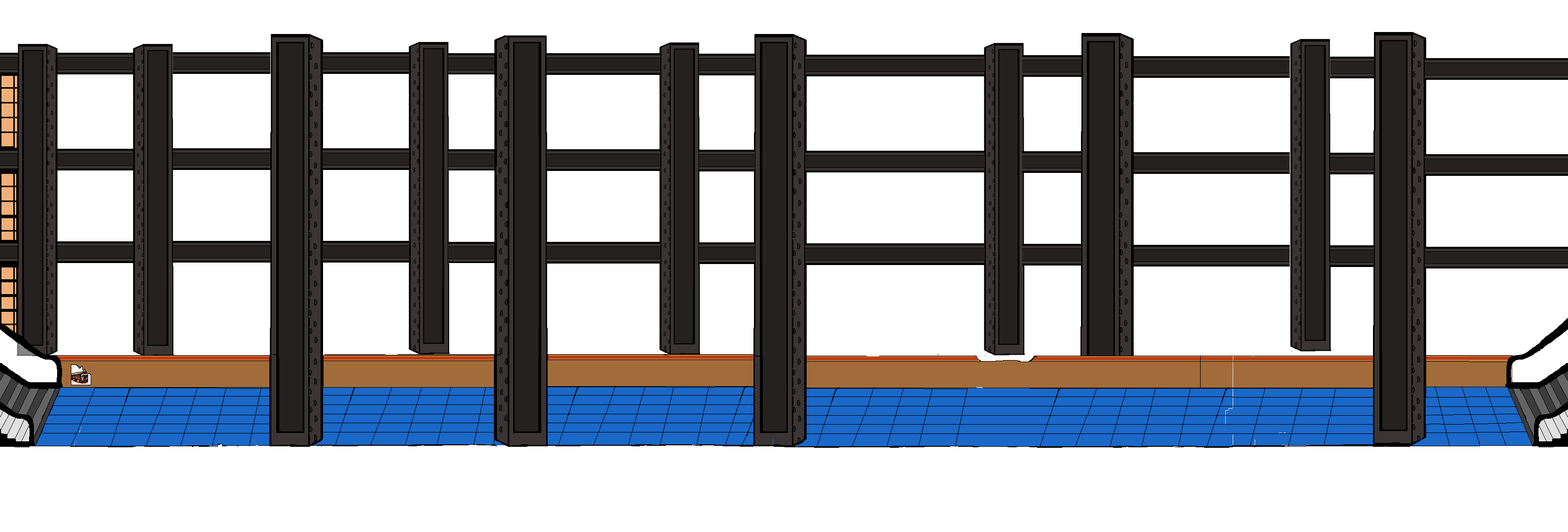
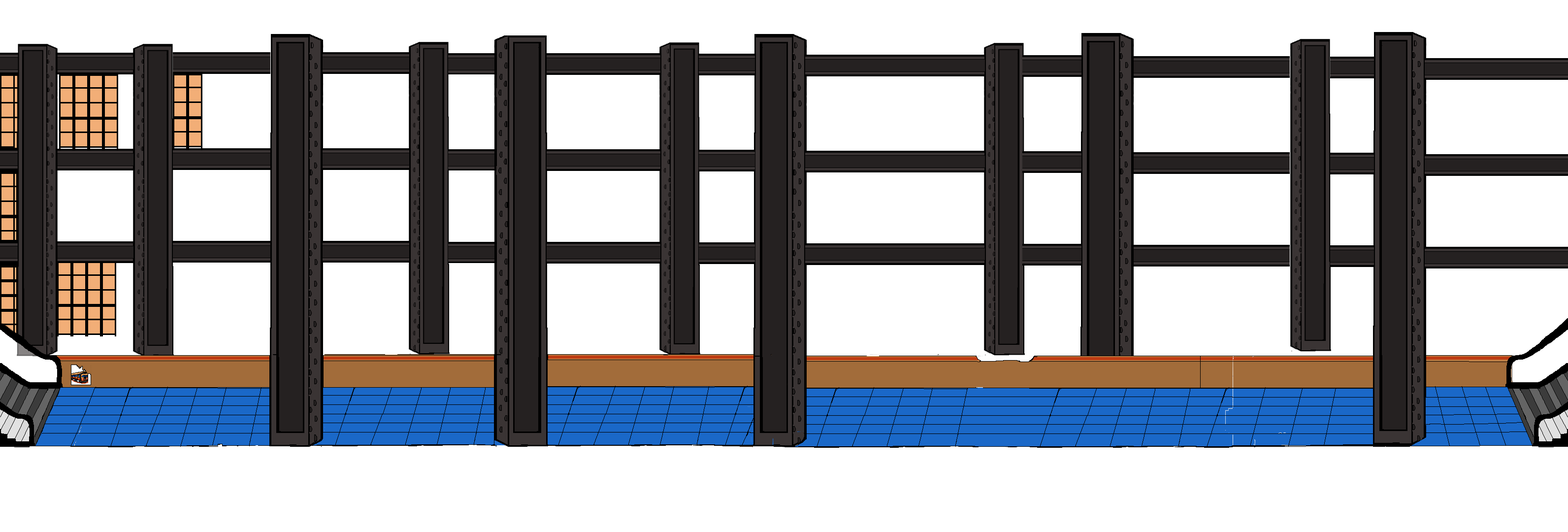
Layers edited between the first and the second 1568 x 532 image:
added layer "wall copy #4" above "wall copy #5" over [172, 73, 188, 149]
added layer "wall copy #5" above "wall copy #3" over [187, 73, 203, 149]
added layer "wall copy #3" above "wall copy" over [103, 74, 119, 149]
added layer "wall copy" above "wall" over [57, 262, 117, 337]
painted on "wall" over [59, 74, 119, 149]
